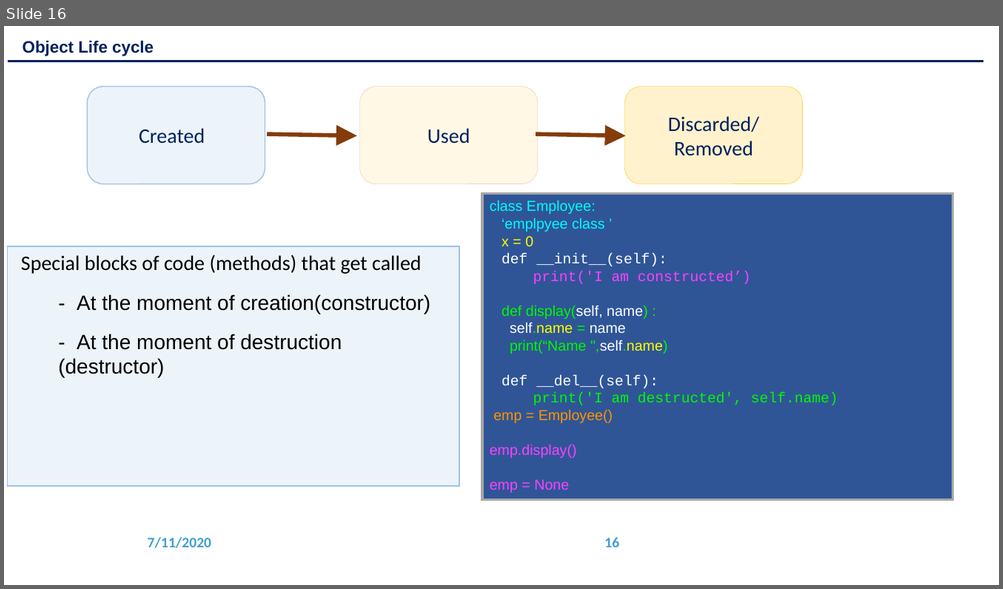
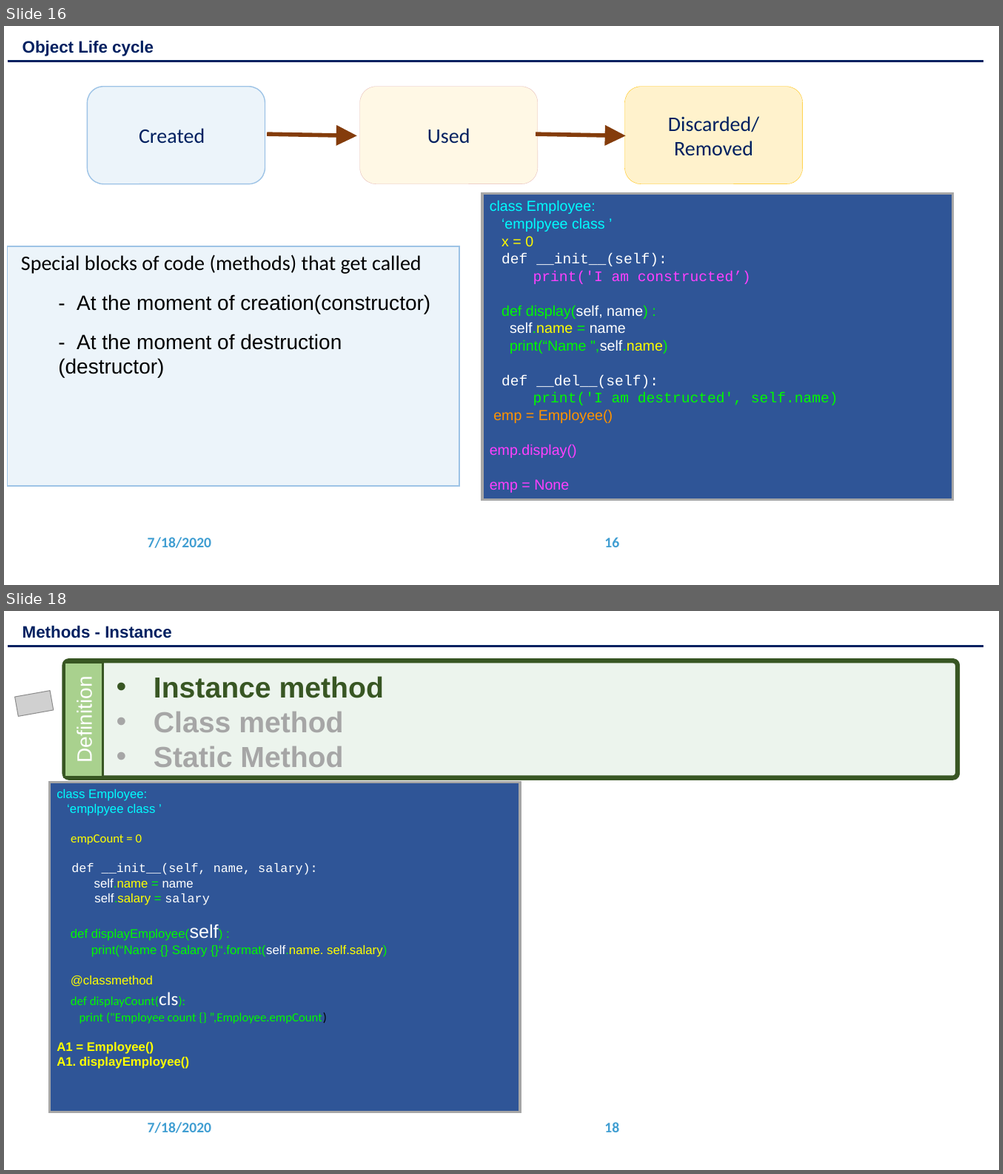
Before and after one commit to Gerardin16/Python_Training_2020, a slide deck: training_artifacts/Chaptor 9 - OOPS.pptx. Shown one above the other, each under a label of ours: slide 16 before the commit, slides 16 and 18 after it; the slides between them are not shown. The pictures are 1003x589 and 1003x1174 pixels, drawn with LibreOffice and Linux fonts; fonts in the diff are those of the drawing; grey boxes stand for pictures; background and template pictures are left out. Boxes give left, top, right and bottom in pixels: in the first picture for what was removed or moved away, otherwise in the second. Text is boxed around its words. In the diff, an @@ line names an element or a change of style, - is before the commit and + after.

```diff
--- a/training_artifacts/Chaptor 9 - OOPS.pptx
+++ b/training_artifacts/Chaptor 9 - OOPS.pptx
@@ slide 18 added at [4, 611, 999, 1170], background #FFFFFF; not listed: 2 template elements that a slide beside it also shows @@
@@ text added at [22, 625, 172, 638], 16 pt, text #002060, bold @@
+Methods - Instance
@@ line added from (8, 646) to (983, 646), #002060 1.5 pt @@
@@ rounded rectangle added at [65, 661, 958, 778], fill #AACEB0 at 22% opacity, outline #385723 4.5 pt @@
@@ rectangle added at [65, 662, 103, 777], fill #A9D18E, outline #385723 2.25 pt, 20 pt, text #FFFFFF @@
+Definition
@@ text added at [153, 676, 384, 767], 28 pt, text #A6A6A6, bold @@
+• Instance method
+• Class method
+• Static Method
@@ picture added at [14, 691, 54, 717] @@
@@ rectangle added at [50, 783, 521, 1113], fill #2F5597, outline #A6A6A6 2.25 pt @@
@@ text added at [57, 789, 387, 1069], 12 pt, text #00F900 @@
+class Employee:
+‘emplpyee class ’
+empCount = 0
+def __init__(self, name, salary):
+self.name = name
+self.salary = salary
+def displayEmployee(self) :
+print(“Name {} Salary {}“.format(self.name. self.salary)
+@classmethod
+def displayCount(cls):
+print ("Employee count {} ”,Employee.empCount)
+A1 = Employee()
+A1. displayEmployee()
@@ slide 16 changed as well @@
@@ text at [148, 537, 211, 548]: text changed @@
-7/11/2020
+7/18/2020
```
Also in this commit, not shown: 20 other slides changed, 6 other slides added, 33 other files.
